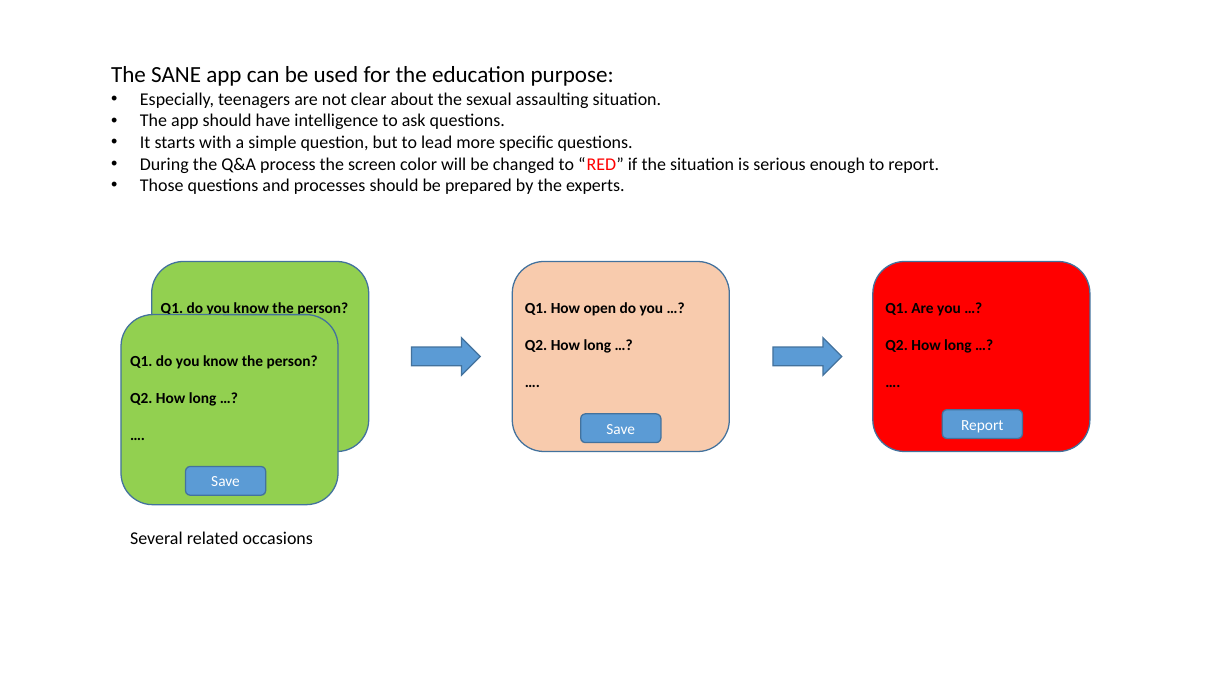
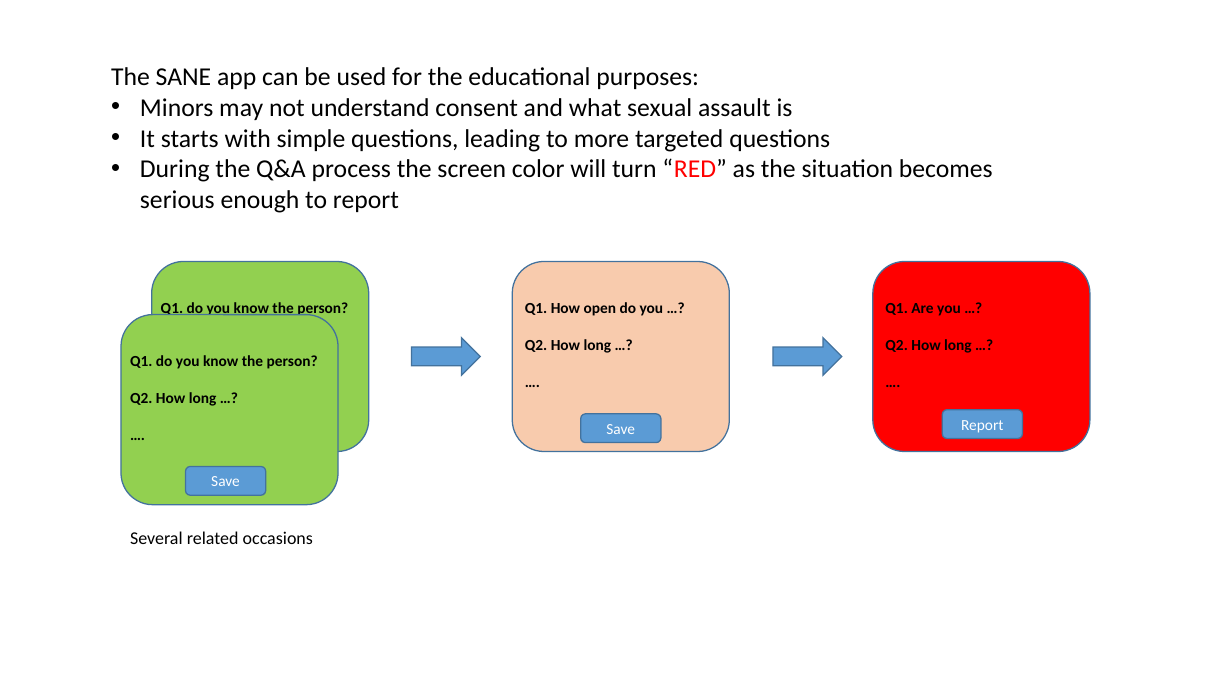
Before and after one commit to dshoemaker/sane-app, a slide deck: slide 8 of CS449/Sane-idea.pptx (slide 7 before the commit). Drawn at 1232x693 pixels with LibreOffice and Linux fonts; fonts in the diff are those of the drawing. Boxes give left, top, right and bottom in pixels: in the first picture for what was removed or moved away, otherwise in the second. Text is boxed around its words. In the diff, an @@ line names an element or a change of style, - is before the commit and + after.

```diff
--- a/CS449/Sane-idea.pptx
+++ b/CS449/Sane-idea.pptx
@@ text at (111,67,993,213): text changed; size 14 to 20 pt @@
-The SANE app can be used for the education purpose:
-• Especially, teenagers are not clear about the sexual assaulting situation.
-• The app should have intelligence to ask questions.
-• It starts with a simple question, but to lead more specific questions.
-• During the Q&A process the screen color will be changed to “RED” if the situation is serious enough to report.
-• Those questions and processes should be prepared by the experts.
+The SANE app can be used for the educational purposes:
+• Minors may not understand consent and what sexual assault is
+• It starts with simple questions, leading to more targeted questions
+• During the Q&A process the screen color will turn “RED” as the situation becomes serious enough to report
```
Also in this commit, not shown: 2 other slides changed, 1 slide added.
